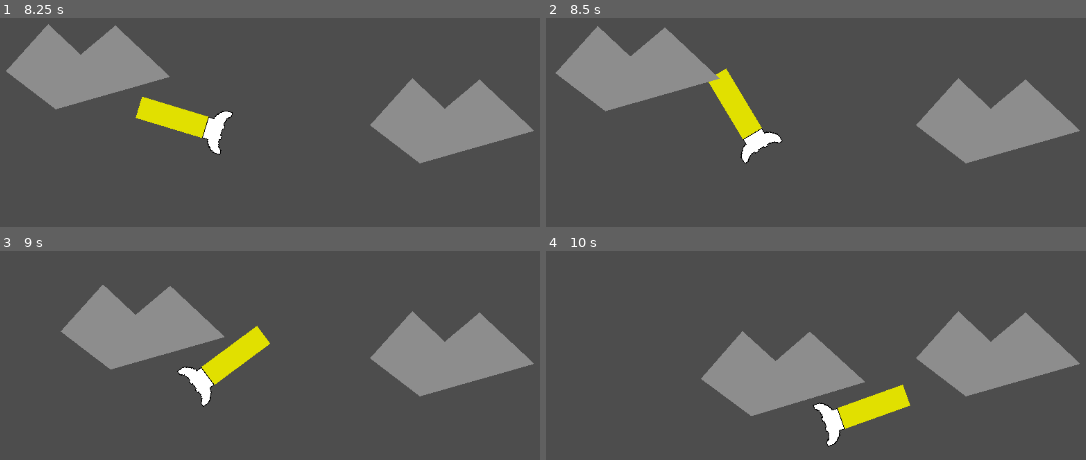
Above: before the commit, frames 1-4 (two rows, left to right).
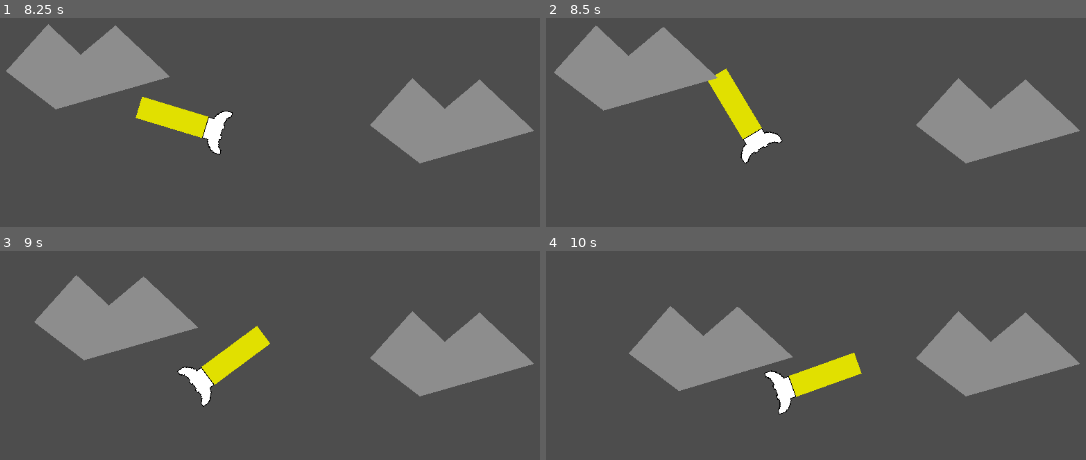
Above: after the commit, the same moments.

Repository: CWmain/SpaceJunkGame
Game: Godot game, scene res://Objects/Test_Scene.tscn
The game is run twice, just before and just after one commit, with the same random seed, the same clock (stepped at 60 frames per second) and the same inputs.
Inputs (mouse positions are in pixels of both pictures, inside the frame that each line leads up to):
- Up to frame 1 (8.25 s): tap Enter at 0.5 s; move the mouse to (507, 160) at 0.52 s; hold D (TurnRight) 0.53-2.03 s; click (507, 160) at 0.6 s; tap W (Accelerate) at 0.77, 1.52, 3.02, 3.77, 4.52, 6.02, 6.77, 7.52 s; move the mouse to (172, 206) at 1.27 s; tap S (Stop) every 1.5 s from 1.35 to 7.35 s; move the mouse to (410, 84) at 2.02 s; hold A (TurnLeft) 2.03-2.78 s; click (410, 84) at 2.1 s; move the mouse to (outside the picture) at 2.77 s; hold D (TurnRight) 2.78-4.28 s; move the mouse to (outside the picture) at 3.52 s; click (outside the picture) at 3.6 s; move the mouse to (91, 116) at 4.27 s; hold A (TurnLeft) 4.28-5.03 s; move the mouse to (372, 183) at 5.02 s; hold D (TurnRight) 5.03-5.78 s; click (372, 183) at 5.1 s; move the mouse to (210, 70) at 5.77 s; hold A (TurnLeft) 5.78-7.28 s; move the mouse to (507, 160) at 6.52 s; click (507, 160) at 6.6 s; move the mouse to (172, 206) at 7.27 s; hold D (TurnRight) from 7.28 s (still down); move the mouse to (410, 84) at 8.02 s; click (410, 84) at 8.1 s
- Up to frame 2 (8.5 s): keep holding D (TurnRight)
- Up to frame 3 (9 s): keep holding D (TurnRight); move the mouse to (outside the picture) at 8.77 s; tap S (Stop) at 8.85 s
- Up to frame 4 (10 s): tap W (Accelerate) at 9.02, 9.77 s; move the mouse to (outside the picture) at 9.52 s; release D (TurnRight) at 9.53 s; hold A (TurnLeft) from 9.53 s (still down); click (outside the picture) at 9.6 s

Frame 1 is identical in both runs. In frame 2, 0.5% of the frame differs, in the area x 1-33%, y 3-45%; in frame 3, 5.0%; in frame 4, 13%, in the area x 15-68%, y 26-94%.

Commit message:
Fixed crash from null being passed to on_tether

Diff:
--- a/Objects/player_rocket/player_rocket.gd
+++ b/Objects/player_rocket/player_rocket.gd
@@ -108,10 +108,13 @@
 func on_tether():
 	print("Tethered")
 	var collidedAsteroid : Asteroid = tether.get_collider()
+	# Ensure that a valid asteroid is detected
+	if (collidedAsteroid == null):
+		return
 	# Get a vector to move from current position towards ship
 	var asteroidPosition : Vector2 = collidedAsteroid.to_global(collidedAsteroid.position)
-	var shipPosition: Vector2 = self.to_global(self.position)
+	var shipPosition: Vector2 = to_global(position)
 	var shift : Vector2 = shipPosition - asteroidPosition
-	shift = collidedAsteroid.to_local(shift) / 5
+	shift = shift / 5
 	collidedAsteroid.set_linear_velocity(shift)
 	#tether.get_collider().set_linear_velocity(Vector2(0,0))
